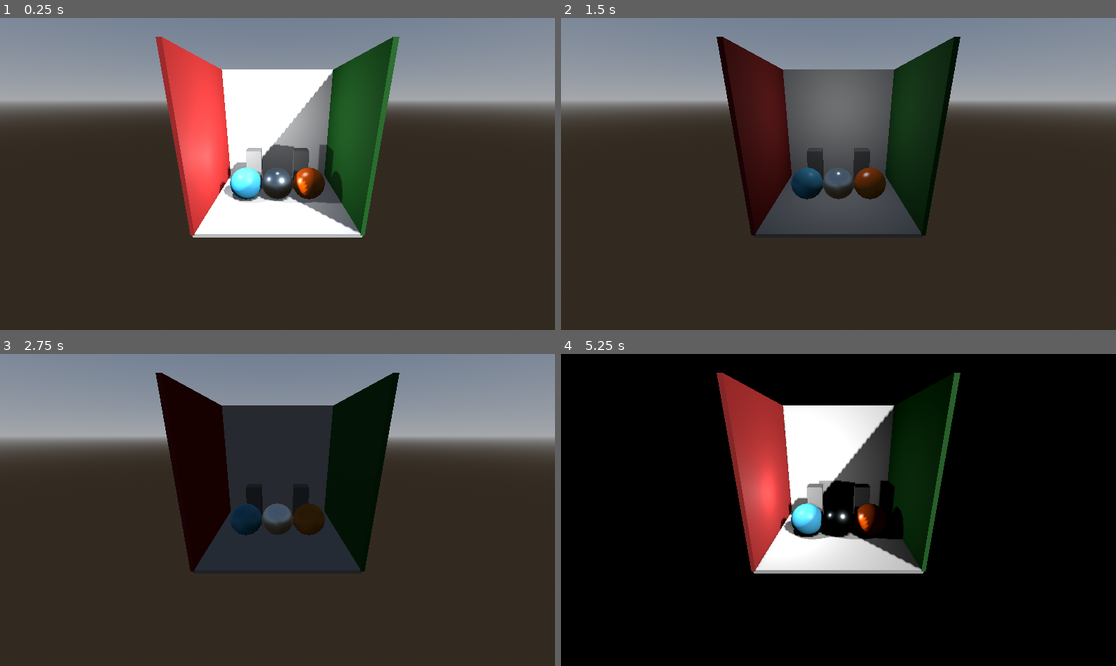
Above: before the commit, frames 1-4 (two rows, left to right).
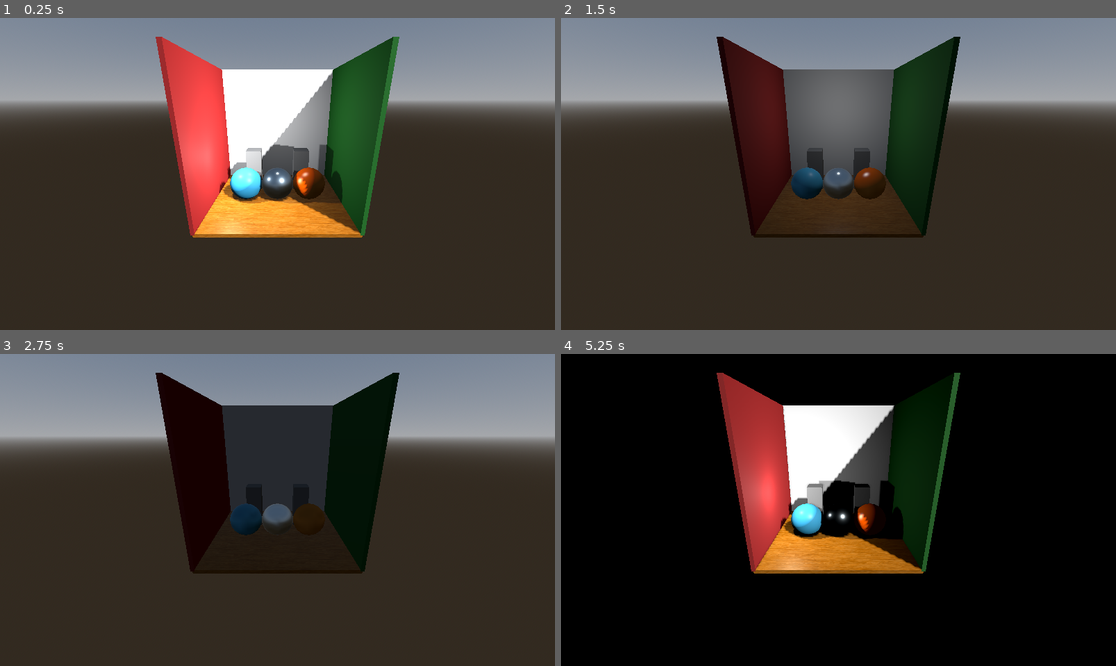
Above: after the commit, the same moments.

Repository: rguibert07/igm_lab_render
Game: Godot game, scene res://mesh_instance_3d.tscn
Same seed, same stepped clock (60 frames per second), same inputs: the game is played once before the commit and once after it.
Inputs (mouse positions are in pixels of both pictures, inside the frame that each line leads up to):
- Up to frame 1 (0.25 s): no input
- Up to frame 2 (1.5 s): tap Enter at 0.5 s; move the mouse to (960, 158) at 0.52 s; hold D 0.53-1.28 s; tap 1 at 0.6 s; tap Space at 1.25 s; move the mouse to (727, 189) at 1.27 s; hold S from 1.28 s (still down); tap 2 at 1.35 s
- Up to frame 3 (2.75 s): tap Enter at 2 s; move the mouse to (333, 441) at 2.02 s; release S at 2.03 s; hold D from 2.03 s (still down); tap 3 at 2.1 s
- Up to frame 4 (5.25 s): tap Space at 2.75, 4.25 s; move the mouse to (810, 572) at 2.77 s; release D at 2.78 s; hold W 2.78-3.53 s; tap O at 2.85 s; tap Enter at 3.5 s; move the mouse to (1005, 556) at 3.52 s; hold A 3.53-5.03 s; tap E at 3.6 s; move the mouse to (672, 463) at 4.27 s; tap 1 at 4.35 s; move the mouse to (866, 510) at 5.02 s; hold S from 5.03 s (still down); tap 2 at 5.1 s

The runs differ from the first frame. In frame 1, 3.6% of the frame differs, in the area x 34-66%, y 50-71%; in frame 2, 3.6%; in frame 3, 3.6%; in frame 4, 3.3%.

Commit message:
feat: Fase 8 Añadida textura PBR

Diff:
--- a/mesh_instance_3d.tscn
+++ b/mesh_instance_3d.tscn
@@ -3,13 +3,19 @@
 [ext_resource type="Script" uid="uid://bvtplovp8qoba" path="res://main.gd" id="1_etjlb"]
 [ext_resource type="Shader" uid="uid://dba3p8cpkqyge" path="res://phong.gdshader" id="1_yvhtj"]
 [ext_resource type="Script" uid="uid://cerbxwy3t3v8y" path="res://camera_fps.gd" id="2_aq2ne"]
+[ext_resource type="Texture2D" uid="uid://bsgokffjgkvbf" path="res://textures/WoodFloor063_1K-PNG/WoodFloor063_1K-PNG_Color.png" id="2_cn1gj"]
+[ext_resource type="Texture2D" uid="uid://s186qi2djyl4" path="res://textures/WoodFloor063_1K-PNG/WoodFloor063_1K-PNG_NormalGL.png" id="3_allc3"]
+[ext_resource type="Texture2D" uid="uid://dg2q1igtmd7qw" path="res://textures/WoodFloor063_1K-PNG/WoodFloor063_1K-PNG_Roughness.png" id="4_nh27e"]
 
 [sub_resource type="BoxMesh" id="BoxMesh_6xxru"]
 size = Vector3(4, 0.1, 4)
 
 [sub_resource type="StandardMaterial3D" id="StandardMaterial3D_6xxru"]
-albedo_color = Color(0.8156863, 0.8156863, 0.8156863, 1)
-roughness = 0.85
+albedo_texture = ExtResource("2_cn1gj")
+roughness_texture = ExtResource("4_nh27e")
+normal_enabled = true
+normal_texture = ExtResource("3_allc3")
+uv1_scale = Vector3(3, 3, 3)
 
 [sub_resource type="BoxMesh" id="BoxMesh_yvhtj"]
 size = Vector3(0.1, 4, 4)
Binary file added: textures/WoodFloor063_1K-PNG/WoodFloor063_1K-PNG_Color.png
Binary file added: textures/WoodFloor063_1K-PNG/WoodFloor063_1K-PNG_NormalGL.png
Binary file added: textures/WoodFloor063_1K-PNG/WoodFloor063_1K-PNG_Roughness.png
